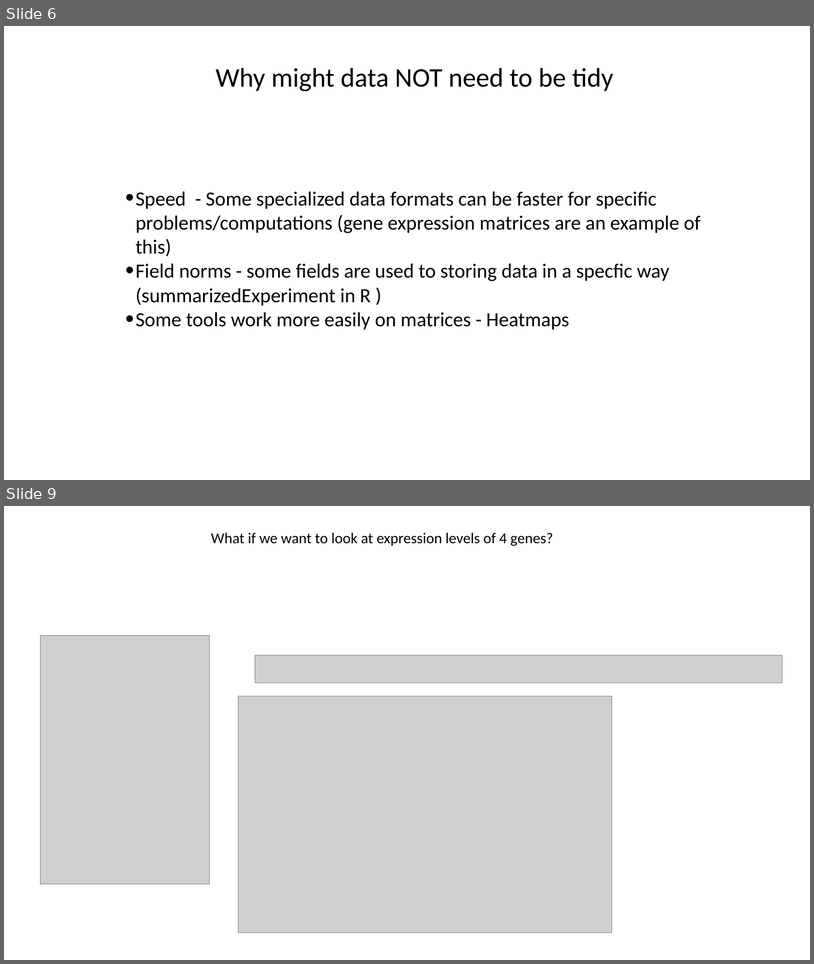
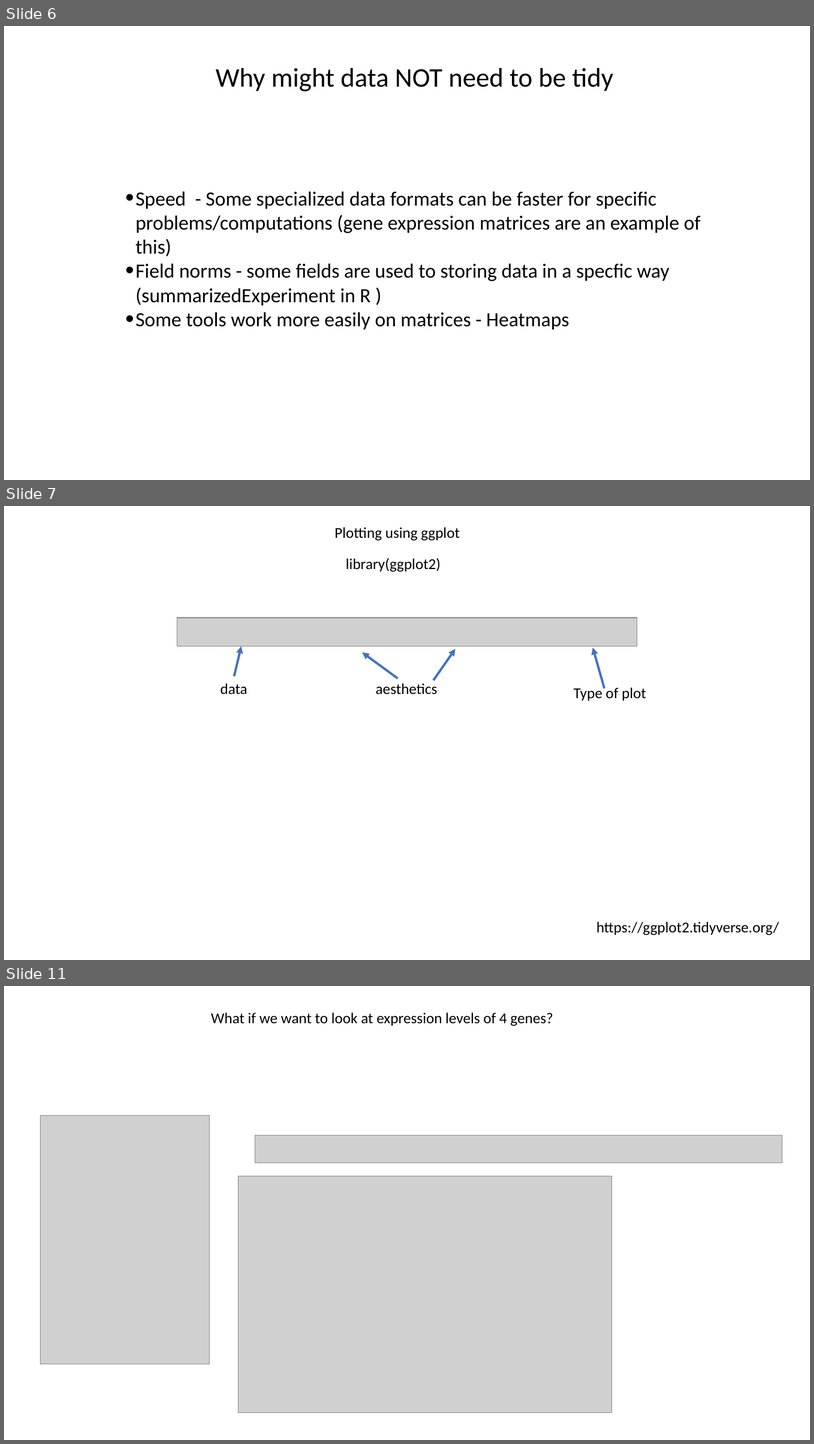
Before and after one commit to jraab/GNET749_RNAseq, a slide deck: lectures/2023_RNAseq_Class2.pptx. Shown one above the other, each under a label of ours: slides 6 and 9 before the commit, slides 6, 7 and 11 after it; the slides between them are not shown. The pictures are 814x964 and 814x1444 pixels, drawn with LibreOffice and Linux fonts; fonts in the diff are those of the drawing; grey boxes stand for pictures. Boxes give left, top, right and bottom in pixels: in the first picture for what was removed or moved away, otherwise in the second. Text is boxed around its words. In the diff, an @@ line names an element or a change of style, - is before the commit and + after.

```diff
--- a/lectures/2023_RNAseq_Class2.pptx
+++ b/lectures/2023_RNAseq_Class2.pptx
@@ slide 7 added at <box>4,506,810,960</box>, background #FFFFFF @@
@@ text added at <box>335,527,460,541</box>, 18 pt, text #000000 @@
+Plotting using ggplot
@@ text added at <box>346,558,441,572</box>, 18 pt, text #000000 @@
+library(ggplot2)
@@ picture added at <box>177,618,638,646</box> @@
@@ arrow added from (234, 676) to (241, 646), #4472C4 2.75 pt @@
@@ arrow added from (434, 680) to (456, 649), #4472C4 2.75 pt @@
@@ arrow added from (605, 688) to (593, 648), #4472C4 2.75 pt @@
@@ arrow added from (398, 678) to (362, 652), #4472C4 2.75 pt @@
@@ text added at <box>221,683,248,694</box>, 18 pt, text #000000 @@
+data
@@ text added at <box>376,683,438,694</box>, 18 pt, text #000000 @@
+aesthetics
@@ text added at <box>574,687,647,700</box>, 18 pt, text #000000 @@
+Type of plot
@@ text added at <box>597,921,780,935</box>, 18 pt, text #000000 @@
+https://ggplot2.tidyverse.org/
@@ what was slide 9 is now slide 11 @@
```
Also in this commit, not shown: 6 slides changed, 10 other slides added, 3 slides removed, 2 other files.
